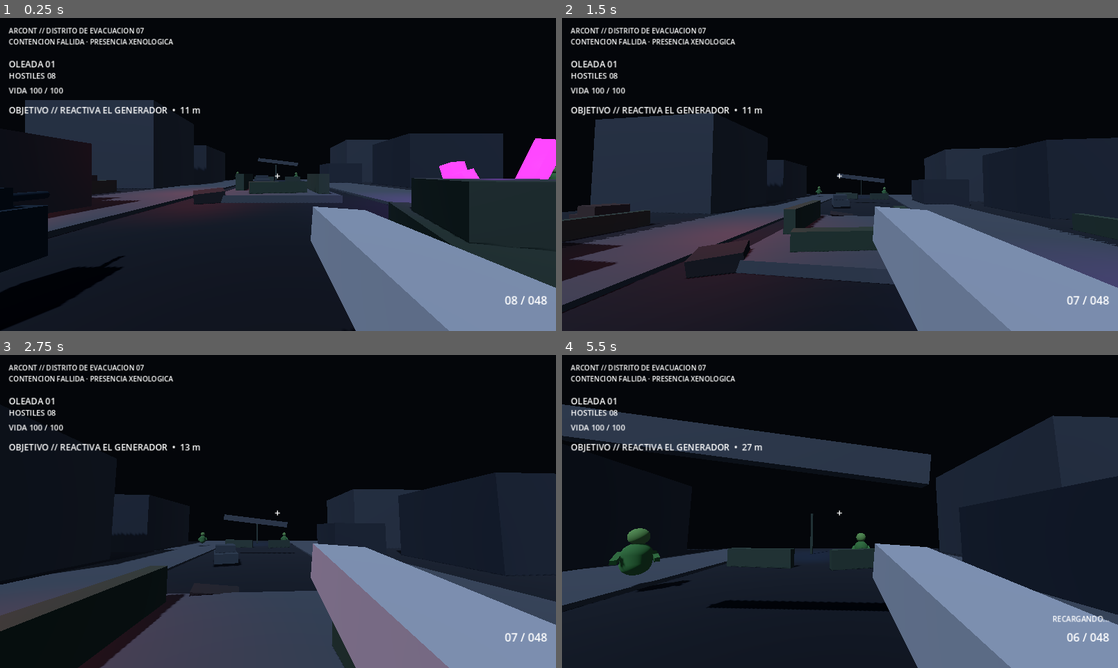
Above: before the commit, frames 1-4 (two rows, left to right).
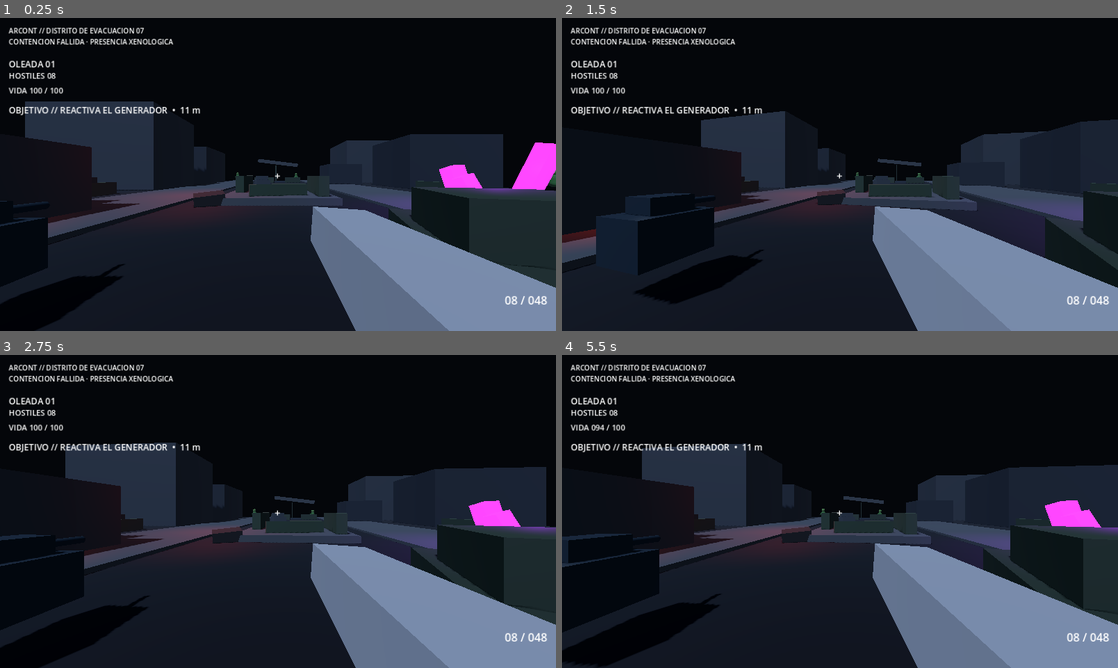
Above: after the commit, the same moments.

Repository: heliossamuelhernandezreyes/Arcont
Game: Godot game, scene res://scenes/main.tscn
Same seed, same stepped clock (60 frames per second), same inputs: the game is played once before the commit and once after it.
Inputs (mouse positions are in pixels of both pictures, inside the frame that each line leads up to):
- Up to frame 1 (0.25 s): no input
- Up to frame 2 (1.5 s): tap Enter at 0.5 s; move the mouse to (867, 174) at 0.52 s; hold Shift (sprint) 0.53-1.28 s; hold W (move_forward) from 0.53 s (still down); click (867, 174) at 0.67 s; tap Space (jump) at 0.77, 1.07 s; tap C at 0.8, 1.35 s; move the mouse to (812, 174) at 1.27 s
- Up to frame 3 (2.75 s): keep holding W (move_forward); tap Space (jump) at 1.52, 1.82, 2.3 s; tap Q at 1.55, 2.1 s; move the mouse to (289, 505) at 2.02 s
- Up to frame 4 (5.5 s): keep holding W (move_forward); move the mouse to (834, 517) at 2.77 s; tap Space (jump) at 2.85, 3.02, 3.32, 3.77, 4.07, 4.52, 4.82, 5.3 s; click (834, 517) at 2.92 s; tap Shift (sprint) at 3.05 s; move the mouse to (878, 514) at 3.52 s; hold Shift (sprint) 3.53-4.28 s; tap C at 3.8, 4.35 s; tap R (reload) at 4.15 s; move the mouse to (795, 508) at 4.27 s; tap Q at 4.55, 5.1 s; move the mouse to (845, 511) at 5.02 s; click (845, 511) at 5.17 s

The runs differ from the first frame. In frame 1, 5.6% of the frame differs, in the area x 0-100%, y 26-100%; in frame 2, 27%, in the area x 0-100%, y 29-95%; in frame 3, 23%; in frame 4, 26%.
Error after the commit: Invalid access to property or key 'rotation' on a base object of type 'null instance'. (res://scripts/player.gd:43)

Commit message:
feat: third-person controller cover and localized injuries

Diff:
--- a/scripts/player.gd
+++ b/scripts/player.gd
@@ -2,6 +2,7 @@
 
 signal health_changed(current: float, maximum: float)
 signal died
+signal injury_changed(zone: String, severity: float)
 
 @export var walk_speed := 5.5
 @export var sprint_speed := 8.5
@@ -13,22 +14,33 @@
 @export var gamepad_look_speed := 2.4
 @export var gamepad_deadzone := 0.18
 @export var max_health := 100.0
-
-@onready var head: Node3D = $Head
-@onready var weapon: Node = $Head/Camera3D/Weapon
+@export var cover_speed := 3.0
+@export var cover_probe_distance := 1.0
+@export var armor_rating := 0.28
+
+@onready var camera_rig: Node3D = $CameraRig
+@onready var camera: Camera3D = $CameraRig/Camera3D
+@onready var weapon: Node = $CameraRig/Camera3D/Weapon
+@onready var cover_probe: RayCast3D = $CoverProbe
+@onready var body_visual: Node3D = $BodyVisual
 
 var gravity: float = ProjectSettings.get_setting("physics/3d/default_gravity")
-var pitch := 0.0
+var pitch := -0.12
 var mobile_move := Vector2.ZERO
 var mobile_fire := false
 var mobile_sprint := false
 var mobile_jump_requested := false
 var health := 100.0
 var dead := false
+var in_cover := false
+var cover_normal := Vector3.ZERO
+var shoulder_side := 1.0
+var injuries := {"head": 0.0, "torso": 0.0, "left_arm": 0.0, "right_arm": 0.0, "left_leg": 0.0, "right_leg": 0.0}
 
 func _ready() -> void:
 	add_to_group("player")
 	health = max_health
+	camera_rig.rotation.x = pitch
 	health_changed.emit(health, max_health)
 	if weapon.has_signal("recoil_requested"):
 		weapon.recoil_requested.connect(_on_weapon_recoil)
@@ -44,6 +56,10 @@
 		Input.mouse_mode = Input.MOUSE_MODE_VISIBLE
 	if event.is_action_pressed("reload"):
 		request_reload()
+	if event is InputEventKey and event.pressed and event.keycode == KEY_C:
+		_toggle_cover()
+	if event is InputEventKey and event.pressed and event.keycode == KEY_Q:
+		_switch_shoulder()
 	if event is InputEventMouseButton and event.pressed and event.button_index == MOUSE_BUTTON_LEFT:
 		if Input.mouse_mode != Input.MOUSE_MODE_CAPTURED and not DisplayServer.is_touchscreen_available():
 			Input.mouse_mode = Input.MOUSE_MODE_CAPTURED
@@ -54,138 +70,135 @@
 	if dead:
 		return
 	_handle_gamepad_look(delta)
-
+	_update_cover_state()
 	if not is_on_floor():
 		velocity.y -= gravity * delta
-	elif Input.is_action_just_pressed("jump") or mobile_jump_requested or _gamepad_jump_pressed():
+	elif (Input.is_action_just_pressed("jump") or mobile_jump_requested or _gamepad_jump_pressed()) and not in_cover:
 		velocity.y = jump_velocity
 	mobile_jump_requested = false
 
 	var keyboard_move := Input.get_vector("move_left", "move_right", "move_forward", "move_back")
 	var pad_move := _gamepad_move()
 	var input_vec := keyboard_move
-	if mobile_move.length_squared() > input_vec.length_squared():
-		input_vec = mobile_move
-	if pad_move.length_squared() > input_vec.length_squared():
-		input_vec = pad_move
-
-	var direction := (transform.basis * Vector3(input_vec.x, 0.0, input_vec.y)).normalized()
+	if mobile_move.length_squared() > input_vec.length_squared(): input_vec = mobile_move
+	if pad_move.length_squared() > input_vec.length_squared(): input_vec = pad_move
+
+	var cam_forward := -camera_rig.global_transform.basis.z
+	var cam_right := camera_rig.global_transform.basis.x
+	cam_forward.y = 0.0
+	cam_right.y = 0.0
+	var direction := (cam_right.normalized() * input_vec.x + cam_forward.normalized() * -input_vec.y).normalized()
 	var sprinting := Input.is_action_pressed("sprint") or mobile_sprint or _gamepad_sprint_pressed()
-	var target_speed := sprint_speed if sprinting else walk_speed
+	var leg_penalty: float = clamp(1.0 - (float(injuries["left_leg"]) + float(injuries["right_leg"])) * 0.22, 0.45, 1.0)
+	var target_speed := (sprint_speed if sprinting else walk_speed) * leg_penalty
+	if in_cover:
+		target_speed = cover_speed * leg_penalty
+		var tangent := Vector3.UP.cross(cover_normal).normalized()
+		direction = tangent * input_vec.x
 	var target := direction * target_speed
 	var accel := acceleration if is_on_floor() else air_acceleration
 	velocity.x = move_toward(velocity.x, target.x, accel * delta)
 	velocity.z = move_toward(velocity.z, target.z, accel * delta)
+	if direction.length_squared() > 0.02 and not in_cover:
+		body_visual.look_at(body_visual.global_position + direction, Vector3.UP)
 	move_and_slide()
-
-	if mobile_fire or _gamepad_fire_pressed():
-		_try_fire()
-	if _gamepad_reload_pressed():
-		request_reload()
-
-func apply_damage(amount: float, source_direction := Vector3.ZERO) -> void:
-	if dead or amount <= 0.0:
-		return
-	health = max(health - amount, 0.0)
-	health_changed.emit(health, max_health)
-	if source_direction.length_squared() > 0.0:
-		velocity += source_direction.normalized() * 0.35
-	if health <= 0.0:
-		_die()
+	if mobile_fire or _gamepad_fire_pressed(): _try_fire()
+	if _gamepad_reload_pressed(): request_reload()
+
+func _toggle_cover() -> void:
+	if in_cover:
+		in_cover = false
+		return
+	cover_probe.force_raycast_update()
+	if cover_probe.is_colliding():
+		in_cover = true
+		cover_normal = cover_probe.get_collision_normal()
+
+func _update_cover_state() -> void:
+	if not in_cover: return
+	cover_probe.force_raycast_update()
+	if not cover_probe.is_colliding():
+		in_cover = false
+		return
+	cover_normal = cover_probe.get_collision_normal()
+	var face := -cover_normal
+	body_visual.look_at(body_visual.global_position + face, Vector3.UP)
+
+func _switch_shoulder() -> void:
+	shoulder_side *= -1.0
+	camera.position.x = 0.72 * shoulder_side
+
+func apply_damage(amount: float, source_direction := Vector3.ZERO, zone := "torso", penetration := 1.0) -> void:
+	if dead or amount <= 0.0: return
+	var normalized_zone := zone if injuries.has(zone) else "torso"
+	var armor_effect := armor_rating if normalized_zone == "torso" else armor_rating * 0.35
+	var final_damage: float = amount * maxf(0.2, penetration) * (1.0 - armor_effect)
+	if normalized_zone == "head": final_damage *= 1.75
+	health = maxf(health - final_damage, 0.0)
+	injuries[normalized_zone] = clamp(float(injuries[normalized_zone]) + final_damage / 70.0, 0.0, 1.0)
+	injury_changed.emit(normalized_zone, float(injuries[normalized_zone]))
+	health_changed.emit(health, max_health)
+	if source_direction.length_squared() > 0.0: velocity += source_direction.normalized() * 0.35
+	if health <= 0.0: _die()
 
 func heal(amount: float) -> void:
-	if dead or amount <= 0.0:
-		return
-	health = min(health + amount, max_health)
+	if dead or amount <= 0.0: return
+	health = minf(health + amount, max_health)
 	health_changed.emit(health, max_health)
 
 func _die() -> void:
-	if dead:
-		return
+	if dead: return
 	dead = true
 	mobile_fire = false
 	velocity = Vector3.ZERO
 	died.emit()
 	Input.mouse_mode = Input.MOUSE_MODE_VISIBLE
-	print("ARCONT player down")
 
 func respawn(at_position: Vector3) -> void:
 	global_position = at_position
 	health = max_health
 	dead = false
-	health_changed.emit(health, max_health)
-
-func set_mobile_move(value: Vector2) -> void:
-	mobile_move = value.limit_length(1.0)
-
+	in_cover = false
+	for key in injuries.keys(): injuries[key] = 0.0
+	health_changed.emit(health, max_health)
+
+func set_mobile_move(value: Vector2) -> void: mobile_move = value.limit_length(1.0)
 func add_mobile_look(delta: Vector2) -> void:
-	if not dead:
-		_apply_look(delta * mobile_look_sensitivity)
-
+	if not dead: _apply_look(delta * mobile_look_sensitivity)
 func set_mobile_fire(active: bool) -> void:
 	mobile_fire = active and not dead
-	if mobile_fire:
-		_try_fire()
-
-func request_mobile_jump() -> void:
-	mobile_jump_requested = true
-
-func set_mobile_sprint(active: bool) -> void:
-	mobile_sprint = active
-
+	if mobile_fire: _try_fire()
+func request_mobile_jump() -> void: mobile_jump_requested = true
+func set_mobile_sprint(active: bool) -> void: mobile_sprint = active
 func request_reload() -> void:
-	if not dead and weapon.has_method("request_reload"):
-		weapon.request_reload()
-
+	if not dead and weapon.has_method("request_reload"): weapon.request_reload()
 func _try_fire() -> void:
-	if not dead and weapon.has_method("try_fire"):
-		weapon.try_fire()
-
+	if not dead and weapon.has_method("try_fire"): weapon.try_fire()
 func _on_weapon_recoil(recoil_pitch: float, recoil_yaw: float) -> void:
 	rotate_y(recoil_yaw)
-	pitch = clamp(pitch + recoil_pitch, deg_to_rad(-88.0), deg_to_rad(88.0))
-	head.rotation.x = pitch
-
+	pitch = clamp(pitch + recoil_pitch, deg_to_rad(-65.0), deg_to_rad(55.0))
+	camera_rig.rotation.x = pitch
 func _apply_look(amount: Vector2) -> void:
 	rotate_y(-amount.x)
-	pitch = clamp(pitch - amount.y, deg_to_rad(-88.0), deg_to_rad(88.0))
-	head.rotation.x = pitch
-
+	pitch = clamp(pitch - amount.y, deg_to_rad(-65.0), deg_to_rad(55.0))
+	camera_rig.rotation.x = pitch
 func _handle_gamepad_look(delta: float) -> void:
-	if Input.get_connected_joypads().is_empty():
-		return
+	if Input.get_connected_joypads().is_empty(): return
 	var device := Input.get_connected_joypads()[0]
 	var look := Vector2(Input.get_joy_axis(device, JOY_AXIS_RIGHT_X), Input.get_joy_axis(device, JOY_AXIS_RIGHT_Y))
-	if look.length() < gamepad_deadzone:
-		return
-	_apply_look(look.limit_length(1.0) * gamepad_look_speed * delta)
-
+	if look.length() >= gamepad_deadzone: _apply_look(look.limit_length(1.0) * gamepad_look_speed * delta)
 func _gamepad_move() -> Vector2:
-	if Input.get_connected_joypads().is_empty():
-		return Vector2.ZERO
+	if Input.get_connected_joypads().is_empty(): return Vector2.ZERO
 	var device := Input.get_connected_joypads()[0]
 	var value := Vector2(Input.get_joy_axis(device, JOY_AXIS_LEFT_X), Input.get_joy_axis(device, JOY_AXIS_LEFT_Y))
-	if value.length() < gamepad_deadzone:
-		return Vector2.ZERO
-	return value.limit_length(1.0)
-
+	return Vector2.ZERO if value.length() < gamepad_deadzone else value.limit_length(1.0)
 func _gamepad_fire_pressed() -> bool:
-	if Input.get_connected_joypads().is_empty():
-		return false
+	if Input.get_connected_joypads().is_empty(): return false
 	var device := Input.get_connected_joypads()[0]
 	return Input.get_joy_axis(device, JOY_AXIS_TRIGGER_RIGHT) > 0.45 or Input.is_joy_button_pressed(device, JOY_BUTTON_RIGHT_SHOULDER)
-
 func _gamepad_jump_pressed() -> bool:
-	if Input.get_connected_joypads().is_empty():
-		return false
-	return Input.is_joy_button_pressed(Input.get_connected_joypads()[0], JOY_BUTTON_A)
-
+	return not Input.get_connected_joypads().is_empty() and Input.is_joy_button_pressed(Input.get_connected_joypads()[0], JOY_BUTTON_A)
 func _gamepad_sprint_pressed() -> bool:
-	if Input.get_connected_joypads().is_empty():
-		return false
-	return Input.is_joy_button_pressed(Input.get_connected_joypads()[0], JOY_BUTTON_LEFT_STICK)
-
+	return not Input.get_connected_joypads().is_empty() and Input.is_joy_button_pressed(Input.get_connected_joypads()[0], JOY_BUTTON_LEFT_STICK)
 func _gamepad_reload_pressed() -> bool:
-	if Input.get_connected_joypads().is_empty():
-		return false
-	return Input.is_joy_button_pressed(Input.get_connected_joypads()[0], JOY_BUTTON_X)
+	return not Input.get_connected_joypads().is_empty() and Input.is_joy_button_pressed(Input.get_connected_joypads()[0], JOY_BUTTON_X)
